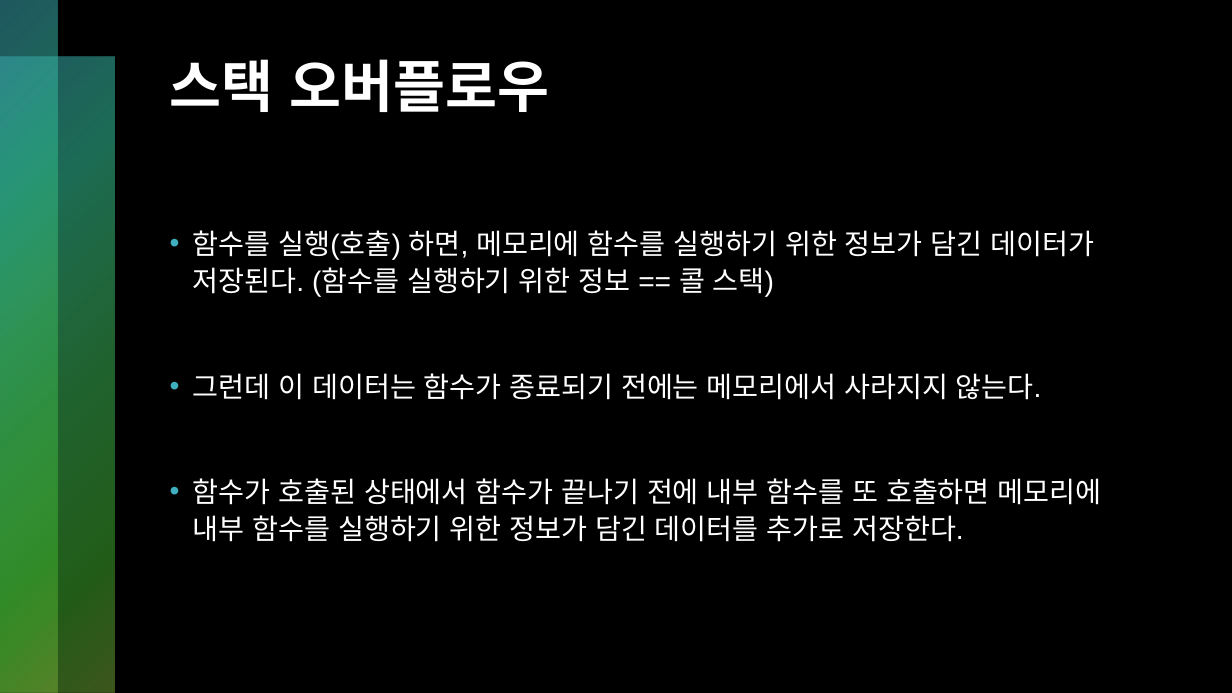
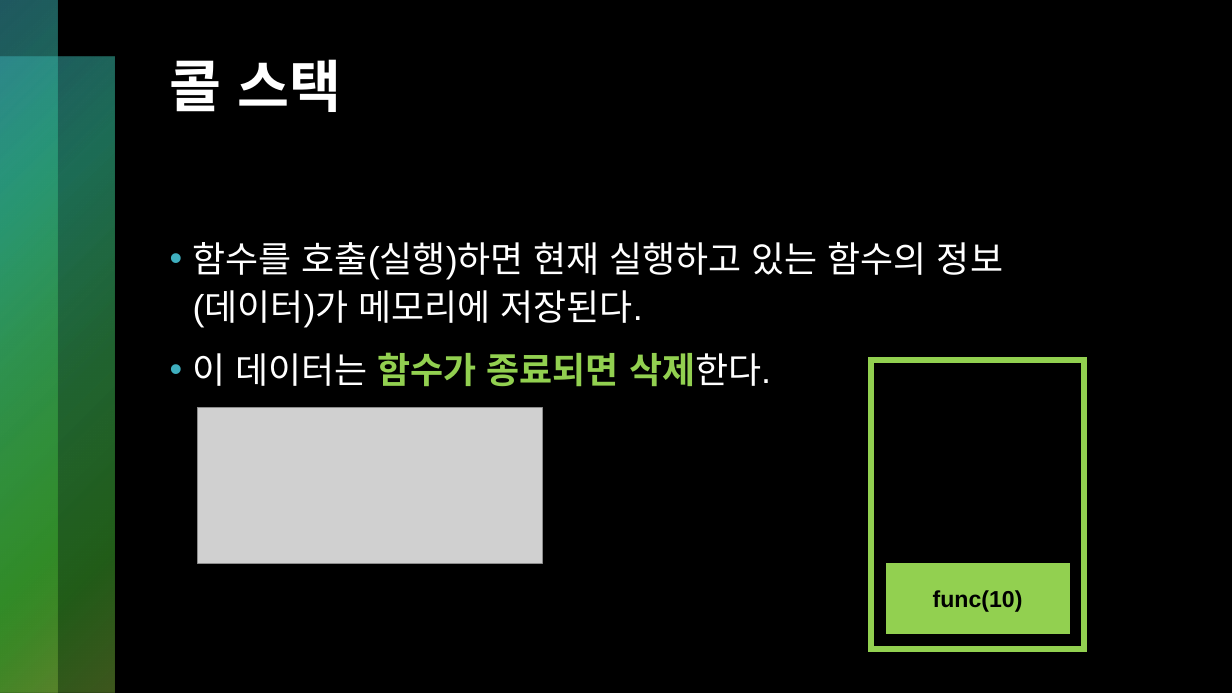
Before and after one commit to kckc0608/hiarc-2024-1-basic-study, a slide deck: slide 17 of [2024-1 기초 스터디] 7. 함수, 재귀함수.pptx. Drawn at 1232x693 pixels with LibreOffice and Linux fonts; fonts in the diff are those of the drawing; grey boxes stand for pictures. Boxes give left, top, right and bottom in pixels: in the first picture for what was removed or moved away, otherwise in the second. Text is boxed around its words. In the diff, an @@ line names an element or a change of style, - is before the commit and + after.

Commit message:
feat: 5, 6, 7, 8주차 ppt 추가

```diff
--- a/[2024-1 기초 스터디] 7. 함수, 재귀함수.pptx
+++ b/[2024-1 기초 스터디] 7. 함수, 재귀함수.pptx
@@ title at (170,59,341,112): text changed @@
-스택 오버플로우
+콜 스택
@@ text removed at (193,230,1102,542) @@
-• 함수를 실행(호출) 하면, 메모리에 함수를 실행하기 위한 정보가 담긴 데이터가 저장된다. (함수를 실행하기 위한 정보 == 콜 스택)
-• 그런데 이 데이터는 함수가 종료되기 전에는 메모리에서 사라지지 않는다.
-• 함수가 호출된 상태에서 함수가 끝나기 전에 내부 함수를 또 호출하면 메모리에 내부 함수를 실행하기 위한 정보가 담긴 데이터를 추가로 저장한다.
@@ text added at (193,242,1003,387), 28 pt, text #FFFFFF @@
+• 함수를 호출(실행)하면 현재 실행하고 있는 함수의 정보 (데이터)가 메모리에 저장된다.
+• 이 데이터는 함수가 종료되면 삭제한다.
@@ rectangle added at (872,360,1085,649), outline #92D050 4.5 pt @@
@@ picture added at (198,408,543,564) @@
@@ rectangle added at (886,564,1069,634), fill #92D050, outline #92D050 1 pt, 18 pt, text #000000, bold @@
+func(10)
```
Also in this commit, not shown: 16 other slides changed, 43 slides added, 4 slides removed, 12 other files.
